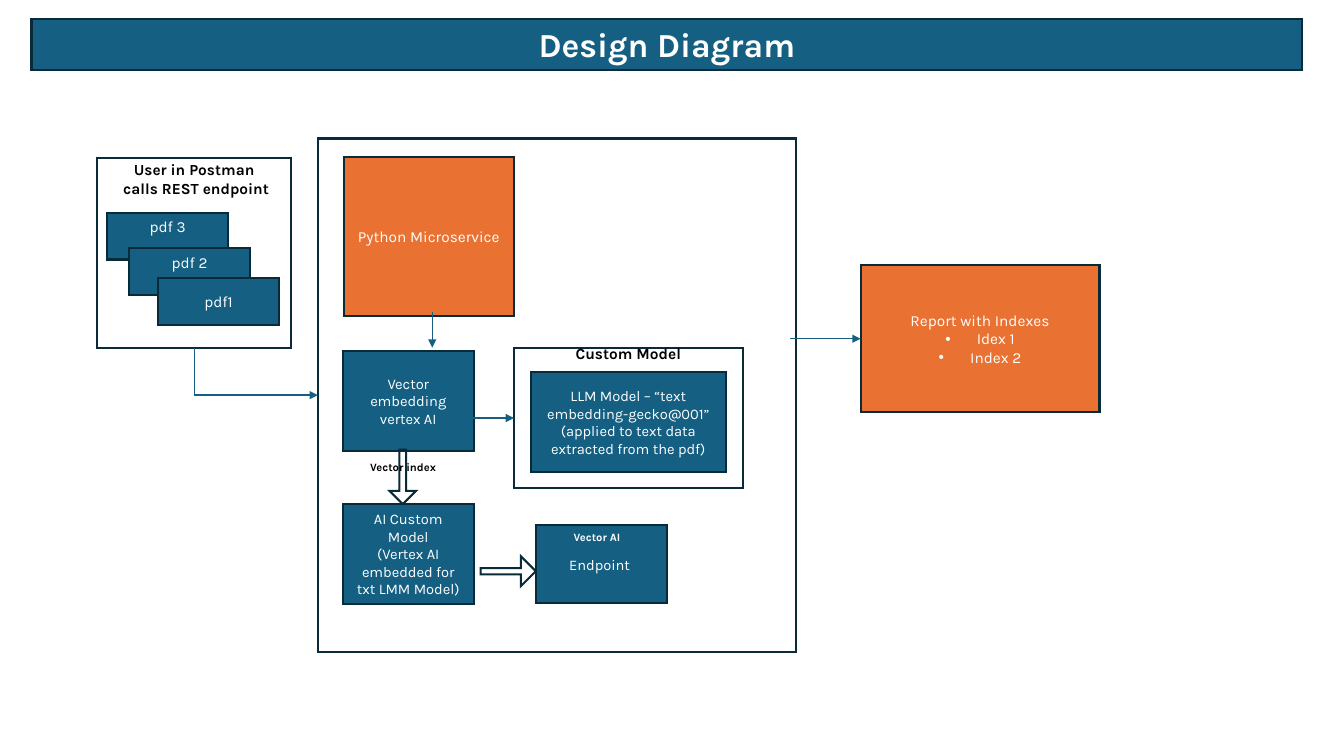
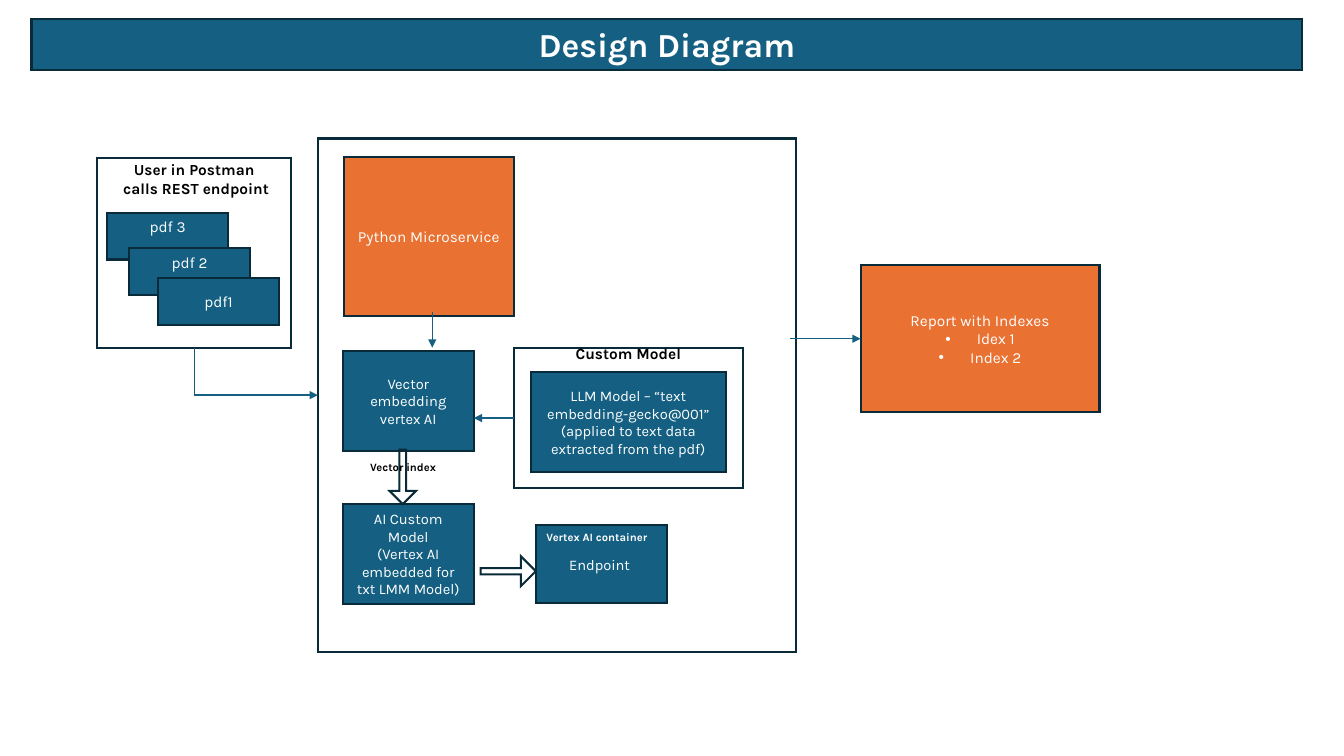
Before and after one commit to teamzephyr/zephyr-2024, a slide deck: slide 4 of artifacts/design/Hackathon - Highlevel Design Document .pptx. Drawn at 1344x756 pixels with LibreOffice and Linux fonts; fonts in the diff are those of the drawing. Boxes give left, top, right and bottom in pixels: in the first picture for what was removed or moved away, otherwise in the second. Text is boxed around its words. In the diff, an @@ line names an element or a change of style, - is before the commit and + after.

```diff
--- a/artifacts/design/Hackathon - Highlevel Design Document .pptx
+++ b/artifacts/design/Hackathon - Highlevel Design Document .pptx
@@ arrow moved from (459, 418) - (514, 418) to (514, 418) - (474, 418) @@
@@ text at (x1=546, y1=533, x2=647, y2=541): text changed @@
-Vector AI
+Vertex AI container
```
Also in this commit, not shown: 1 other slide changed.
